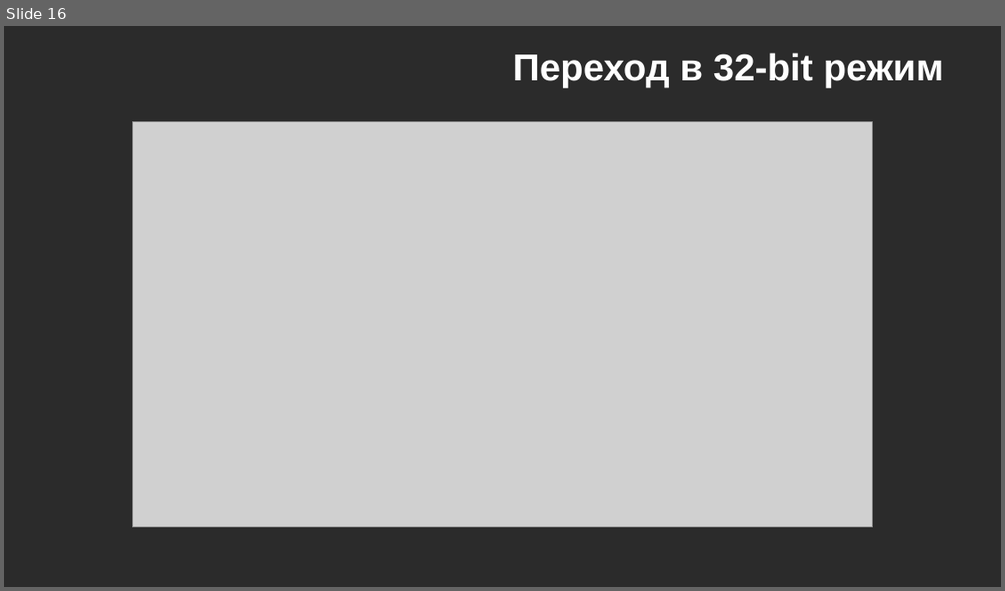
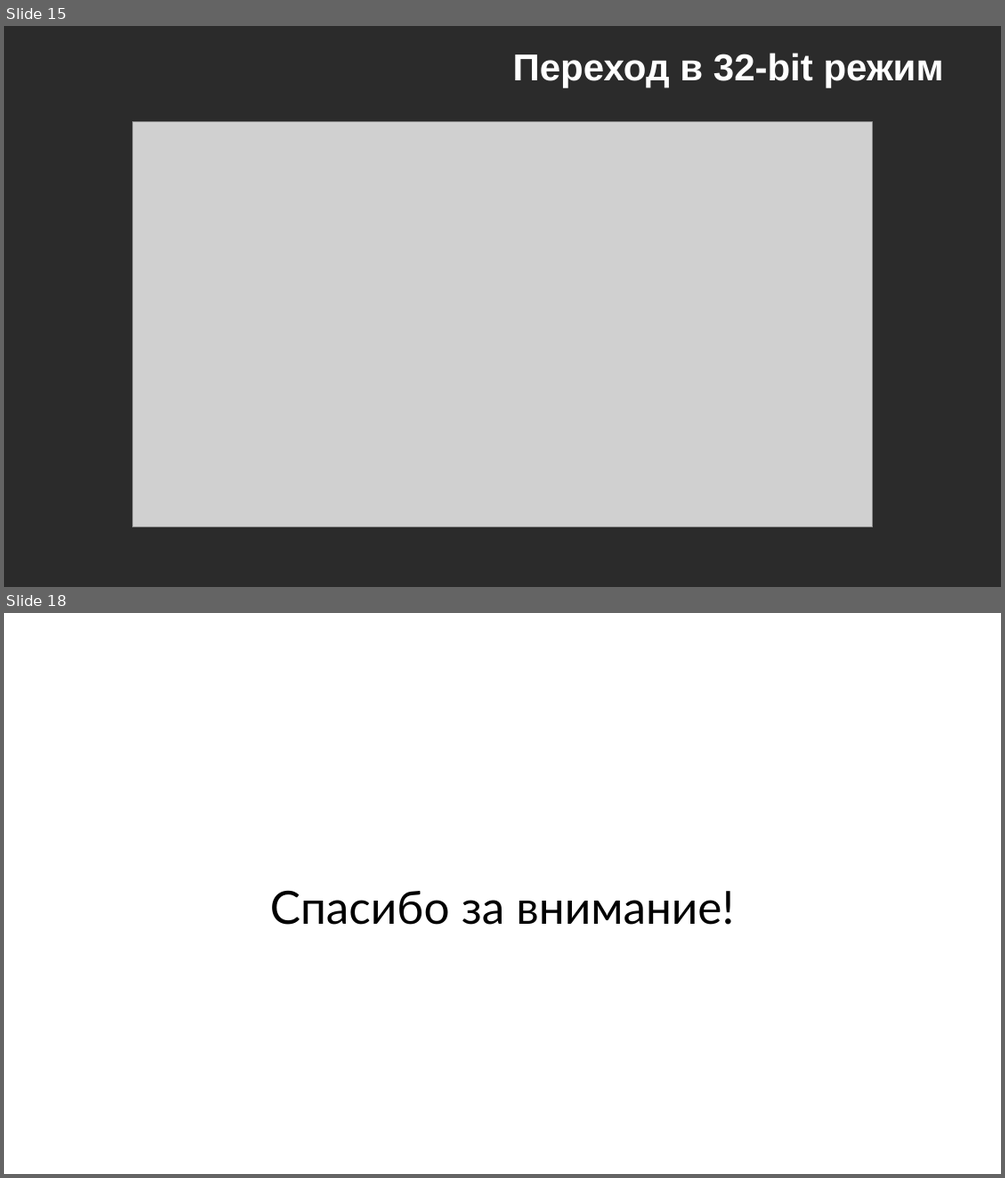
Before and after one commit to a1is43ras4/diploma, a slide deck: diploma.pptx. Shown one above the other, each under a label of ours: slide 16 before the commit, slides 15 and 18 after it; the slides between them are not shown. The pictures are 1005x591 and 1005x1178 pixels, drawn with LibreOffice and Linux fonts; fonts in the diff are those of the drawing; grey boxes stand for pictures; background and template pictures are left out; a plain dark background stands for a picture behind light text. Boxes give left, top, right and bottom in pixels: in the first picture for what was removed or moved away, otherwise in the second. Text is boxed around its words. In the diff, an @@ line names an element or a change of style, - is before the commit and + after.

```diff
--- a/diploma.pptx
+++ b/diploma.pptx
@@ slide 18 added at (4, 613, 1001, 1174), background picture (left out) @@
@@ text added at (270, 890, 734, 925), 44 pt, text #000000 @@
+Спасибо за внимание!
@@ what was slide 16 is now slide 15 @@
```
Also in this commit, not shown: 2 other slides added, 1 slide removed, 2 other files.
